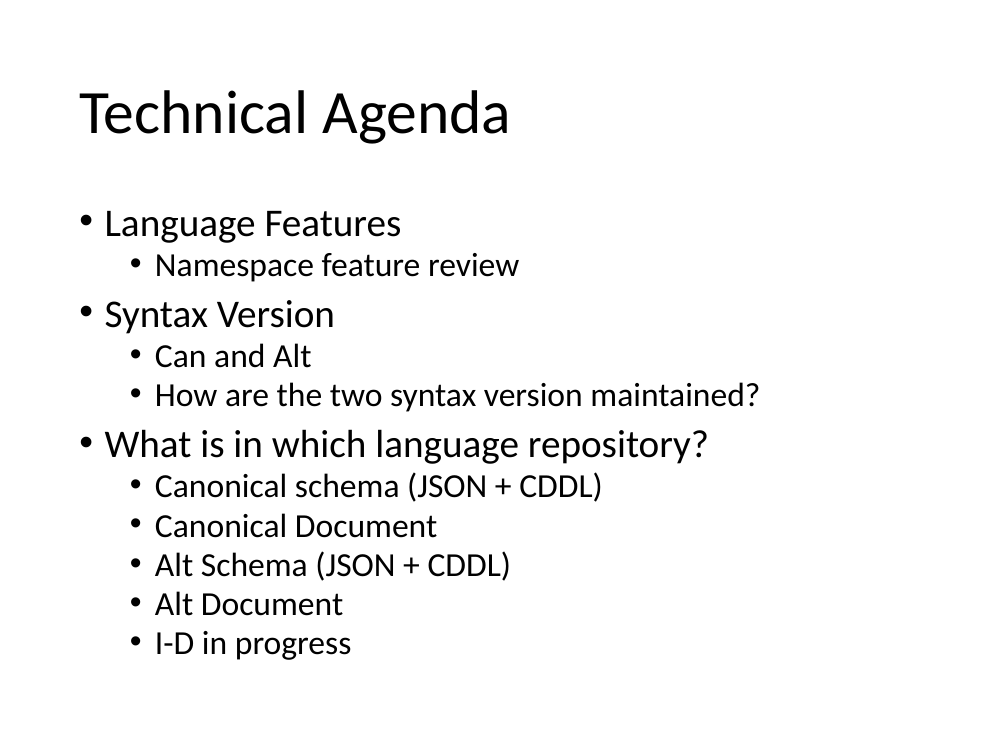
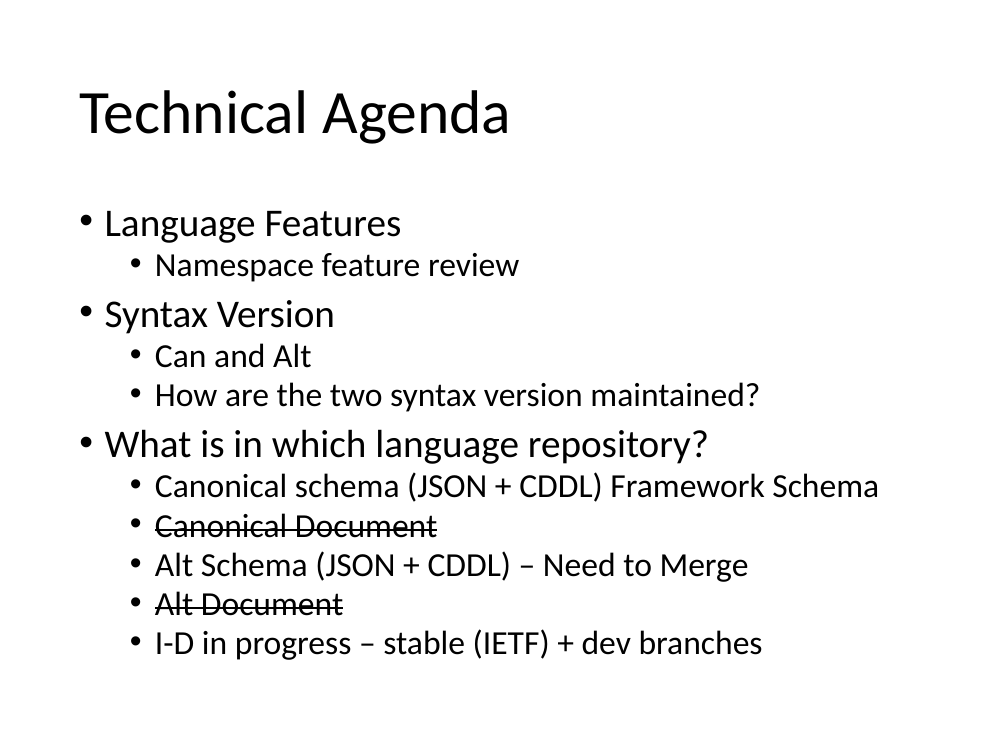
Before and after one commit to one-data-model/Conference2020, a slide deck: slide 2 of Session 9.pptx. Drawn at 1008x756 pixels with LibreOffice and Linux fonts; fonts in the diff are those of the drawing. Boxes give left, top, right and bottom in pixels: in the first picture for what was removed or moved away, otherwise in the second. Text is boxed around its words. In the diff, an @@ line names an element or a change of style, - is before the commit and + after.

```diff
--- a/Session 9.pptx
+++ b/Session 9.pptx
@@ text at (x1=155, y1=472, x2=879, y2=502): text changed @@
-  • Canonical schema (JSON + CDDL)
+  • Canonical schema (JSON + CDDL) Framework Schema
@@ text at (x1=155, y1=513, x2=437, y2=616): strikethrough on in "Canonical Document", "Alt Document" @@
@@ text at (x1=155, y1=551, x2=749, y2=582): text changed @@
-  • Alt Schema (JSON + CDDL)
+  • Alt Schema (JSON + CDDL) – Need to Merge
@@ text at (x1=155, y1=629, x2=763, y2=660): text changed @@
-  • I-D in progress
+  • I-D in progress – stable (IETF) + dev branches
```
Also in this commit, not shown: 1 other slide changed, 1 other file.
